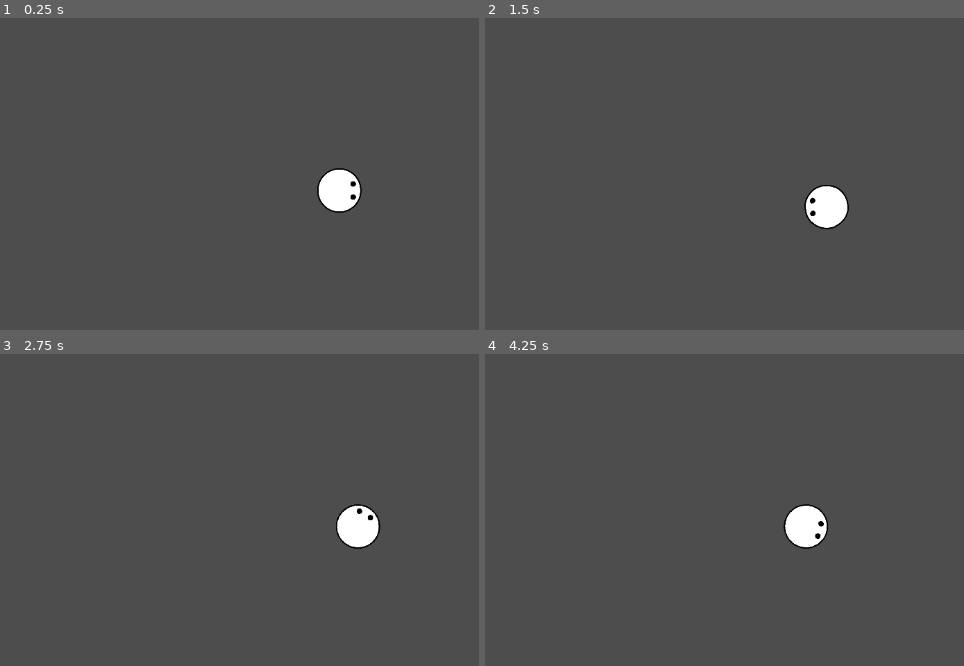
Above: before the commit, frames 1-4 (two rows, left to right).
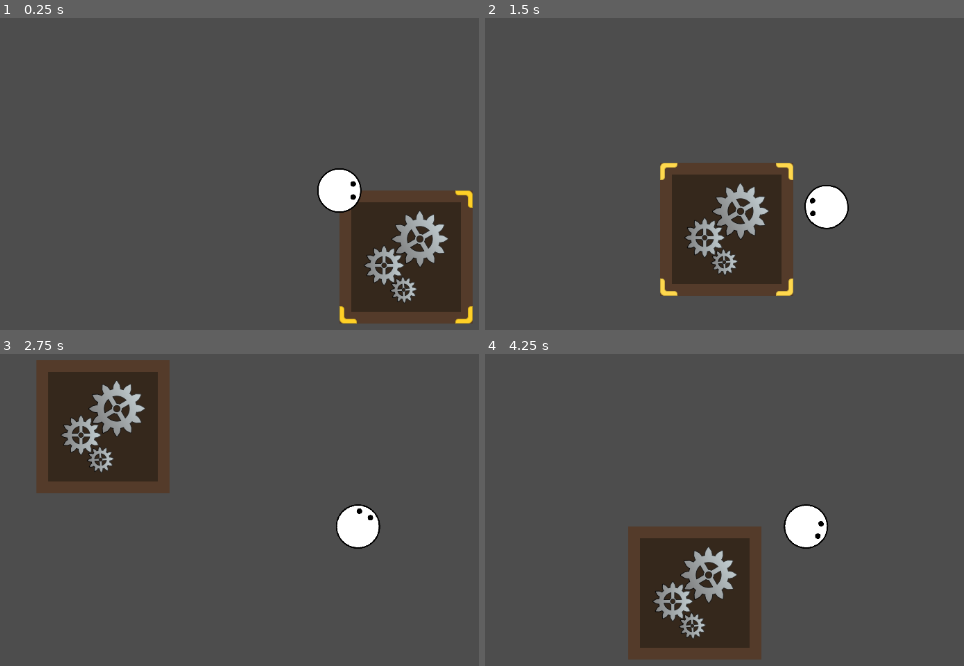
Above: after the commit, the same moments.

Repository: TrueSunGaming/industrial-revolution-proto-3
Game: Godot game, scene res://scenes/main/Main.tscn
Same seed, same stepped clock (60 frames per second), same inputs: the game is played once before the commit and once after it.
Inputs (mouse positions are in pixels of both pictures, inside the frame that each line leads up to):
- Up to frame 1 (0.25 s): no input
- Up to frame 2 (1.5 s): tap Enter at 0.5 s; move the mouse to (outside the picture) at 0.52 s; hold D (move_right) 0.53-1.28 s; move the mouse to (667, 211) at 1.27 s; hold S (move_down) from 1.28 s (still down)
- Up to frame 3 (2.75 s): move the mouse to (421, 428) at 2.02 s; release S (move_down) at 2.03 s; hold D (move_right) from 2.03 s (still down)
- Up to frame 4 (4.25 s): move the mouse to (786, 616) at 2.77 s; release D (move_right) at 2.78 s; hold W (move_up) 2.78-3.53 s; move the mouse to (outside the picture) at 3.52 s; hold A (move_left) from 3.53 s (still down)

The runs differ from the first frame. In frame 1, 11% of the frame differs, in the area x 70-99%, y 55-99%; in frame 2, 12%, in the area x 36-65%, y 46-90%; in frame 3, 12%; in frame 4, 12%.

Commit message:
feat: implement hover indicator

Diff:
--- a/scenes/environment/factory/Factory.gd
+++ b/scenes/environment/factory/Factory.gd
@@ -1,6 +1,8 @@
 class_name Factory extends Node2D
 
 func _ready() -> void:
+	$LargeTileMap.set_large_tile(Vector2i.ZERO, 0)
+
 	$LargeTileMap.load_save(refs.save.factory_data)
 
 func save() -> void:
--- a/scenes/environment/factory/Factory.tscn
+++ b/scenes/environment/factory/Factory.tscn
@@ -1,8 +1,9 @@
-[gd_scene load_steps=4 format=3 uid="uid://c41j4nkg5qit8"]
+[gd_scene load_steps=5 format=3 uid="uid://c41j4nkg5qit8"]
 
 [ext_resource type="Script" uid="uid://b0p4p5246fir8" path="res://scenes/environment/factory/Factory.gd" id="1_66b7p"]
 [ext_resource type="TileSet" uid="uid://vmcuko3hbw3y" path="res://scenes/environment/factory/tiles/tileset.tres" id="1_y8wbq"]
 [ext_resource type="Script" uid="uid://caa37c2ydxkob" path="res://scripts/tiles/LargeTileMap.gd" id="2_66b7p"]
+[ext_resource type="PackedScene" uid="uid://dlciscixwpo2n" path="res://scenes/hover-indicator/HoverIndicator.tscn" id="4_2myly"]
 
 [node name="Factory" type="Node2D"]
 script = ExtResource("1_66b7p")
@@ -11,3 +12,5 @@
 tile_set = ExtResource("1_y8wbq")
 script = ExtResource("2_66b7p")
 metadata/_custom_type_script = ExtResource("2_66b7p")
+
+[node name="HoverIndicator" parent="LargeTileMap" instance=ExtResource("4_2myly")]
--- /dev/null
+++ b/scenes/hover-indicator/HoverIndicator.gd
@@ -0,0 +1,26 @@
+class_name HoverIndicator extends Node2D
+
+var _tilemap: LargeTileMap
+
+func _ready() -> void:
+	var parent := get_parent()
+	assert(parent is LargeTileMap, "HoverIndicator's parent must be a LargeTileMap")
+
+	_tilemap = parent
+
+func _process(delta: float) -> void:
+	update()
+
+func update() -> void:
+	var mouse := _tilemap.local_to_map(_tilemap.get_local_mouse_position())
+	position = _tilemap.map_to_local(_tilemap.get_tile_origin(mouse)) - Vector2(_tilemap.tile_set.tile_size) / 2
+
+	var source := _tilemap.get_cell_source_id(mouse)
+	if source < 0: return hide()
+
+	var size := _tilemap.get_tile_size(source) * _tilemap.tile_set.tile_size
+
+	$TopRight.position.x = size.x
+	$BottomLeft.position.y = size.y
+	$BottomRight.position = size
+	show()
--- /dev/null
+++ b/scenes/hover-indicator/HoverIndicator.tscn
@@ -0,0 +1,73 @@
+[gd_scene load_steps=6 format=3 uid="uid://dlciscixwpo2n"]
+
+[ext_resource type="Script" uid="uid://dc6eby0o0bj1j" path="res://scenes/hover-indicator/HoverIndicator.gd" id="1_04y2q"]
+[ext_resource type="Texture2D" uid="uid://dsiltppr5eopd" path="res://scenes/hover-indicator/hover_indicator.svg" id="2_7ai8d"]
+
+[sub_resource type="Animation" id="Animation_7ai8d"]
+resource_name = "pulse"
+loop_mode = 1
+tracks/0/type = "value"
+tracks/0/imported = false
+tracks/0/enabled = true
+tracks/0/path = NodePath(".:modulate")
+tracks/0/interp = 1
+tracks/0/loop_wrap = true
+tracks/0/keys = {
+"times": PackedFloat32Array(0, 0.5, 1),
+"transitions": PackedFloat32Array(-2, -2, -2),
+"update": 0,
+"values": [Color(1, 0.784314, 0, 1), Color(1, 0.848333, 0.3, 1), Color(1, 0.784314, 0, 1)]
+}
+
+[sub_resource type="Animation" id="Animation_3pfox"]
+length = 0.001
+tracks/0/type = "value"
+tracks/0/imported = false
+tracks/0/enabled = true
+tracks/0/path = NodePath(".:modulate")
+tracks/0/interp = 1
+tracks/0/loop_wrap = true
+tracks/0/keys = {
+"times": PackedFloat32Array(0),
+"transitions": PackedFloat32Array(1),
+"update": 0,
+"values": [Color(1, 1, 1, 1)]
+}
+
+[sub_resource type="AnimationLibrary" id="AnimationLibrary_sqkrn"]
+_data = {
+&"RESET": SubResource("Animation_3pfox"),
+&"pulse": SubResource("Animation_7ai8d")
+}
+
+[node name="HoverIndicator" type="Node2D"]
+script = ExtResource("1_04y2q")
+
+[node name="TopLeft" type="Sprite2D" parent="."]
+texture = ExtResource("2_7ai8d")
+centered = false
+
+[node name="TopRight" type="Sprite2D" parent="."]
+texture = ExtResource("2_7ai8d")
+centered = false
+offset = Vector2(-25, 0)
+flip_h = true
+
+[node name="BottomLeft" type="Sprite2D" parent="."]
+texture = ExtResource("2_7ai8d")
+centered = false
+offset = Vector2(0, -25)
+flip_v = true
+
+[node name="BottomRight" type="Sprite2D" parent="."]
+texture = ExtResource("2_7ai8d")
+centered = false
+offset = Vector2(-25, -25)
+flip_h = true
+flip_v = true
+
+[node name="AnimationPlayer" type="AnimationPlayer" parent="."]
+libraries = {
+&"": SubResource("AnimationLibrary_sqkrn")
+}
+autoplay = "pulse"
--- /dev/null
+++ b/scenes/hover-indicator/hover_indicator.svg
@@ -0,0 +1,169 @@
+<?xml version="1.0" encoding="UTF-8" standalone="no"?>
+<!-- Created with Inkscape (http://www.inkscape.org/) -->
+
+<svg
+   width="25"
+   height="25"
+   viewBox="0 0 6.6145832 6.6145832"
+   version="1.1"
+   id="svg1"
+   inkscape:version="1.3.2 (091e20e, 2023-11-25, custom)"
+   sodipodi:docname="hover_indicator.svg"
+   xmlns:inkscape="http://www.inkscape.org/namespaces/inkscape"
+   xmlns:sodipodi="http://sodipodi.sourceforge.net/DTD/sodipodi-0.dtd"
+   xmlns="http://www.w3.org/2000/svg"
+   xmlns:svg="http://www.w3.org/2000/svg">
+  <sodipodi:namedview
+     id="namedview1"
+     pagecolor="#505050"
+     bordercolor="#ffffff"
+     borderopacity="1"
+     inkscape:showpageshadow="0"
+     inkscape:pageopacity="0"
+     inkscape:pagecheckerboard="1"
+     inkscape:deskcolor="#505050"
+     inkscape:document-units="px"
+     inkscape:zoom="22.435241"
+     inkscape:cx="8.8254011"
+     inkscape:cy="12.859233"
+     inkscape:window-width="1920"
+     inkscape:window-height="1001"
+     inkscape:window-x="1911"
+     inkscape:window-y="-9"
+     inkscape:window-maximized="1"
+     inkscape:current-layer="layer1" />
+  <defs
+     id="defs1">
+    <inkscape:path-effect
+       effect="fillet_chamfer"
+       id="path-effect17"
+       is_visible="true"
+       lpeversion="1"
+       nodesatellites_param="F,0,0,1,0,2,0,1 @ F,0,0,1,0,0,0,1 @ F,0,0,1,0,0,0,1 @ F,0,0,1,0,0,0,1 @ F,0,0,1,0,0,0,1 @ F,0,0,1,0,1,0,1 @ F,0,0,1,0,0,0,1 @ F,0,0,1,0,0,0,1 @ F,0,0,1,0,0,0,1 @ F,0,0,1,0,0,0,1"
+       radius="0"
+       unit="px"
+       method="auto"
+       mode="F"
+       chamfer_steps="1"
+       flexible="false"
+       use_knot_distance="true"
+       apply_no_radius="true"
+       apply_with_radius="true"
+       only_selected="false"
+       hide_knots="false" />
+    <inkscape:path-effect
+       effect="fillet_chamfer"
+       id="path-effect15"
+       is_visible="true"
+       lpeversion="1"
+       nodesatellites_param="F,0,0,1,0,2,0,1 @ F,0,0,1,0,0,0,1 @ F,0,0,1,0,0,0,1 @ F,0,0,1,0,0,0,1 @ F,0,0,1,0,0,0,1 @ F,0,0,1,0,1,0,1 @ F,0,0,1,0,0,0,1 @ F,0,0,1,0,0,0,1 @ F,0,0,1,0,0,0,1 @ F,0,0,1,0,0,0,1"
+       radius="0"
+       unit="px"
+       method="auto"
+       mode="F"
+       chamfer_steps="1"
+       flexible="false"
+       use_knot_distance="true"
+       apply_no_radius="true"
+       apply_with_radius="true"
+       only_selected="false"
+       hide_knots="false" />
+    <inkscape:path-effect
+       effect="fillet_chamfer"
+       id="path-effect13"
+       is_visible="true"
+       lpeversion="1"
+       nodesatellites_param="F,0,0,1,0,2,0,1 @ F,0,0,1,0,0,0,1 @ F,0,0,1,0,0,0,1 @ F,0,0,1,0,0,0,1 @ F,0,0,1,0,0,0,1 @ F,0,0,1,0,1,0,1 @ F,0,0,1,0,0,0,1 @ F,0,0,1,0,0,0,1 @ F,0,0,1,0,0,0,1 @ F,0,0,1,0,0,0,1"
+       radius="0"
+       unit="px"
+       method="auto"
+       mode="F"
+       chamfer_steps="1"
+       flexible="false"
+       use_knot_distance="true"
+       apply_no_radius="true"
+       apply_with_radius="true"
+       only_selected="false"
+       hide_knots="false" />
+    <inkscape:path-effect
+       effect="fillet_chamfer"
+       id="path-effect8"
+       is_visible="true"
+       lpeversion="1"
+       nodesatellites_param="F,0,0,1,0,2,0,1 @ F,0,0,1,0,0,0,1 @ F,0,0,1,0,0,0,1 @ F,0,0,1,0,0,0,1 @ F,0,0,1,0,0,0,1 @ F,0,0,1,0,1,0,1 @ F,0,0,1,0,0,0,1 @ F,0,0,1,0,0,0,1 @ F,0,0,1,0,0,0,1 @ F,0,0,1,0,0,0,1"
+       radius="0"
+       unit="px"
+       method="auto"
+       mode="F"
+       chamfer_steps="1"
+       flexible="false"
+       use_knot_distance="true"
+       apply_no_radius="true"
+       apply_with_radius="true"
+       only_selected="false"
+       hide_knots="false" />
+    <inkscape:path-effect
+       effect="fillet_chamfer"
+       id="path-effect6"
+       is_visible="true"
+       lpeversion="1"
+       nodesatellites_param="F,0,0,1,0,1,0,1 @ F,0,0,1,0,0,0,1 @ F,0,0,1,0,0,0,1 @ F,0,0,1,0,0,0,1 @ F,0,0,1,0,0,0,1 @ F,0,0,1,0,1,0,1 @ F,0,0,1,0,0,0,1 @ F,0,0,1,0,0,0,1 @ F,0,0,1,0,0,0,1 @ F,0,0,1,0,0,0,1"
+       radius="0"
+       unit="px"
+       method="auto"
+       mode="F"
+       chamfer_steps="1"
+       flexible="false"
+       use_knot_distance="true"
+       apply_no_radius="true"
+       apply_with_radius="true"
+       only_selected="false"
+       hide_knots="false" />
+    <inkscape:path-effect
+       effect="fillet_chamfer"
+       id="path-effect5"
+       is_visible="true"
+       lpeversion="1"
+       nodesatellites_param="F,0,0,1,0,0,0,1 @ F,0,0,1,0,0,0,1 @ F,0,0,1,0,1,0,1 @ F,0,0,1,0,0,0,1"
+       radius="0"
+       unit="px"
+       method="auto"
+       mode="F"
+       chamfer_steps="1"
+       flexible="false"
+       use_knot_distance="true"
+       apply_no_radius="true"
+       apply_with_radius="true"
+       only_selected="false"
+       hide_knots="false" />
+    <inkscape:path-effect
+       effect="fillet_chamfer"
+       id="path-effect3"
+       is_visible="true"
+       lpeversion="1"
+       nodesatellites_param="F,0,0,1,0,0,0,1 @ F,0,0,1,0,0,0,1 @ F,0,0,1,0,1,0,1 @ F,0,0,1,0,0,0,1"
+       radius="0"
+       unit="px"
+       method="auto"
+       mode="F"
+       chamfer_steps="1"
+       flexible="false"
+       use_knot_distance="true"
+       apply_no_radius="true"
+       apply_with_radius="true"
+       only_selected="false"
+       hide_knots="false" />
+  </defs>
+  <g
+     inkscape:label="Layer 1"
+     inkscape:groupmode="layer"
+     id="layer1">
+    <path
+       id="path6"
+       style="fill:#ffffff;fill-opacity:1;stroke:#cdcdcd;stroke-width:0.264583;stroke-dasharray:none;stroke-opacity:1"
+       d="M 0,1.5875 V 6.3499999 H 0.58756102 C 1.1397981,6.3499662 1.5874663,5.902298 1.5875,5.3500609 V 2.5875 a 1,1 135 0 1 1,-1 l 2.7625609,0 C 5.902298,1.5874663 6.3499662,1.1397981 6.3499999,0.58756102 V 0 H 1.5875 A 1.5875,1.5875 135 0 0 0,1.5875 Z"
+       inkscape:path-effect="#path-effect8"
+       inkscape:original-d="M 0,0 V 1.5875 6.3499999 H 0.58756102 A 1,1 0 0 0 1.5875,5.3500609 V 1.5875 H 5.3500609 A 1,1 0 0 0 6.3499999,0.58756102 V 0 H 1.5875 Z"
+       transform="translate(0.13229166,0.1322915)" />
+  </g>
+</svg>
--- a/scripts/tiles/LargeTileMap.gd
+++ b/scripts/tiles/LargeTileMap.gd
@@ -14,6 +14,7 @@
 		return res
 
 func get_tile_size(id: int) -> Vector2i:
+	if id == -1: return Vector2i(1, 1)
 	if id in _tileset_size_cache: return _tileset_size_cache[id]
 
 	var source := tile_set.get_source(id) as TileSetAtlasSource
Not shown, added: scenes/hover-indicator/HoverIndicator.gd.uid
Not shown, added: scenes/hover-indicator/hover_indicator.svg.import
